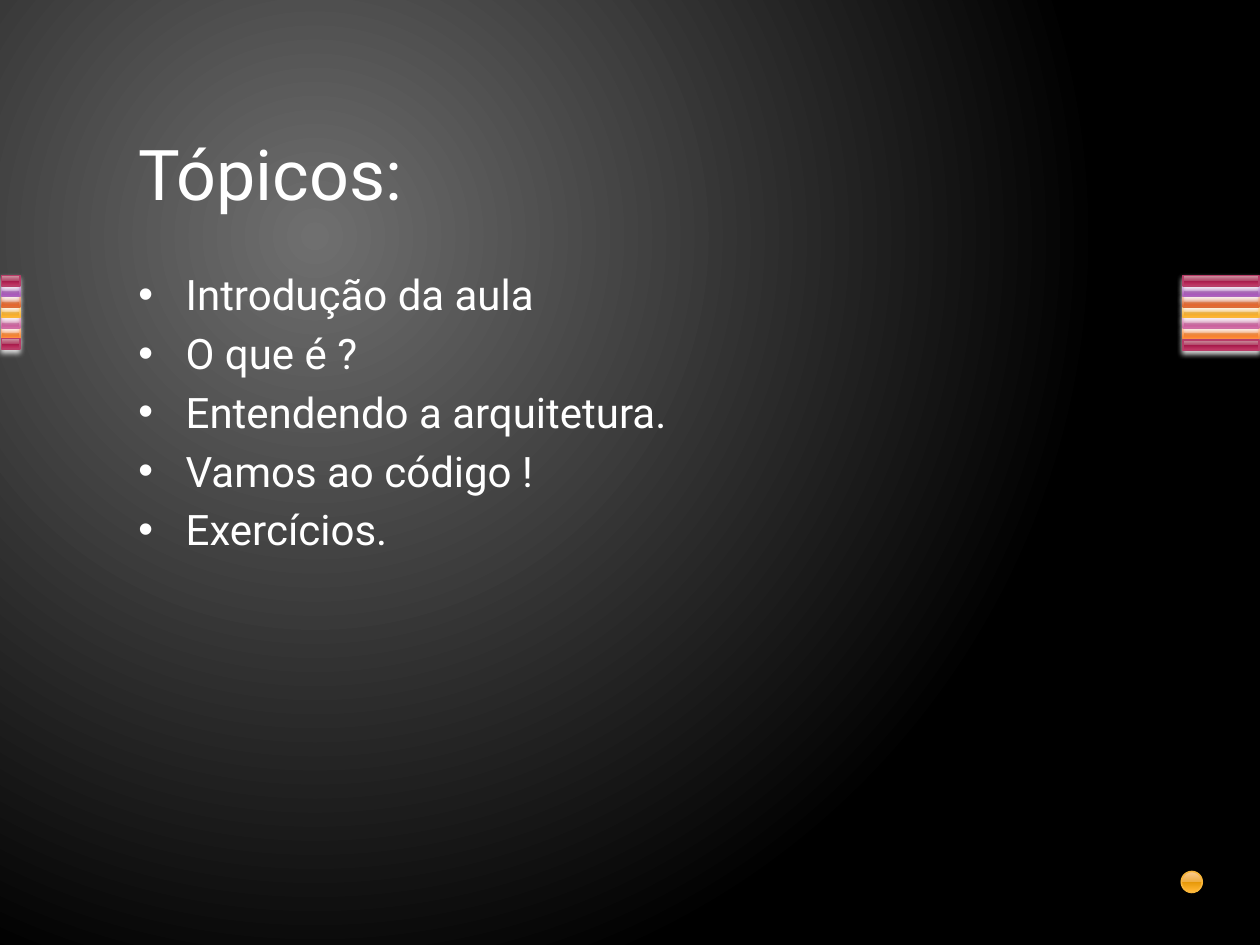
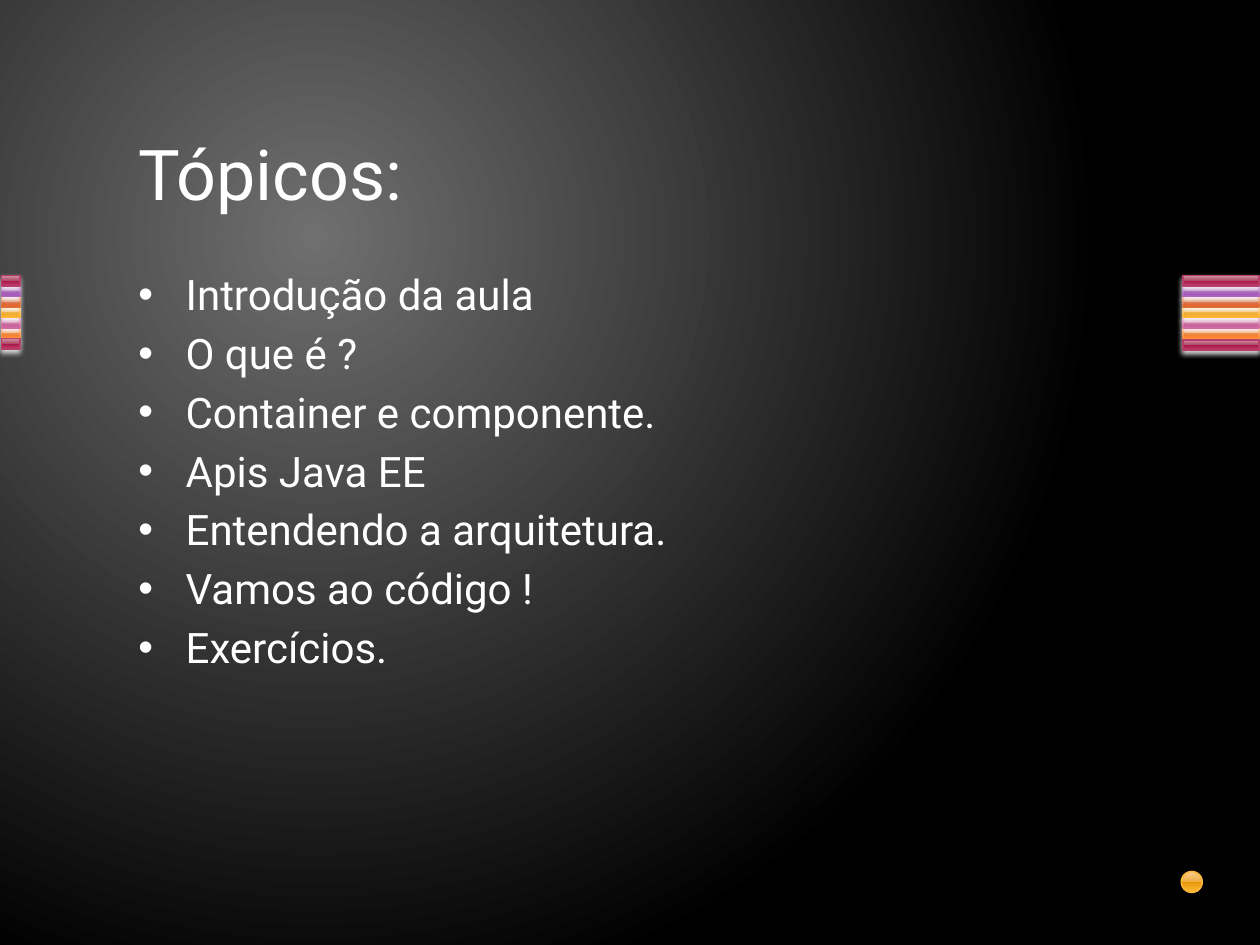
Before and after one commit to davirj9/javaAvancado, a slide deck: slide 2 of AulasAvancado/src/main/resources/br/com/Aula1/JavaEE.pptx. Drawn at 1260x945 pixels with LibreOffice and Linux fonts; fonts in the diff are those of the drawing. Boxes give left, top, right and bottom in pixels: in the first picture for what was removed or moved away, otherwise in the second. Text is boxed around its words. In the diff, an @@ line names an element or a change of style, - is before the commit and + after.

```diff
--- a/AulasAvancado/src/main/resources/br/com/Aula1/JavaEE.pptx
+++ b/AulasAvancado/src/main/resources/br/com/Aula1/JavaEE.pptx
@@ text at [186, 397, 656, 496]: paragraphs added @@
+• Container e componente.
+• Apis Java EE
```
Also in this commit, not shown: 3 slides added, 2 slides removed, 5 other files.
